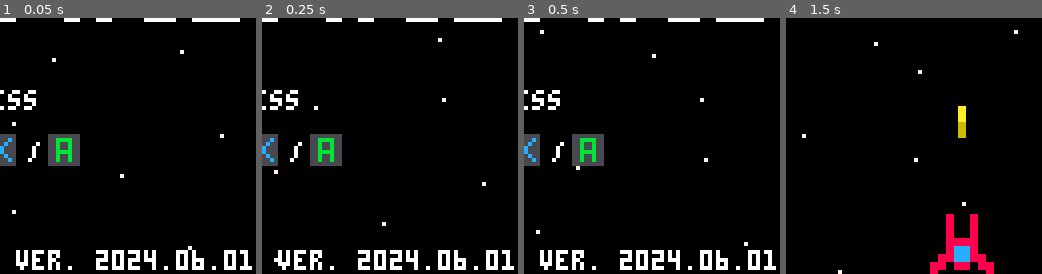
Above: before the commit, frames 1-4 (left to right).
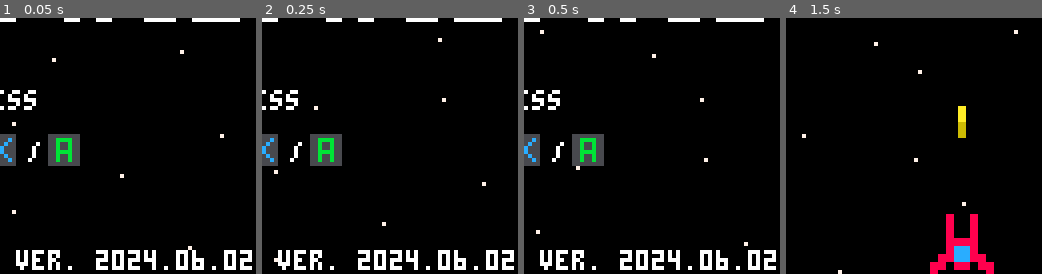
Above: after the commit, the same moments.

Repository: silentq/Hyperspace
Game: Godot game, scene res://Scenes/title.tscn
Same seed, same stepped clock (60 frames per second), same inputs: the game is played once before the commit and once after it.
Inputs:
- Up to frame 1 (0.05 s): no input
- Up to frame 2 (0.25 s): no input
- Up to frame 3 (0.5 s): no input
- Up to frame 4 (1.5 s): hold Right (move_right) 0.53-1.28 s; hold Z (accept) 0.53-1.28 s; hold Down (move_down) from 1.28 s (still down); tap Space (shoot) at 1.35 s
The pictures show only the part of the screen within x 50-100%, y 49-99%; the shares and areas given below are measured in that part.

The runs differ from the first frame. In frame 1, 0.2% of the frame differs, in the area x 93-99%, y 90-97%; in frame 2, 0.2%; in frame 3, 0.2%; in frame 4, nothing differs.

Commit message:
Release 2 Build

Diff:
--- a/Scenes/title.tscn
+++ b/Scenes/title.tscn
@@ -38,7 +38,7 @@
 offset_bottom = 135.0
 theme_override_fonts/font = ExtResource("1_aydbu")
 theme_override_font_sizes/font_size = 6
-text = "ver. 2024.06.01"
+text = "ver. 2024.06.02"
 
 [node name="Press" type="Label" parent="."]
 offset_left = 54.0
Not shown, changed: export_presets.cfg
